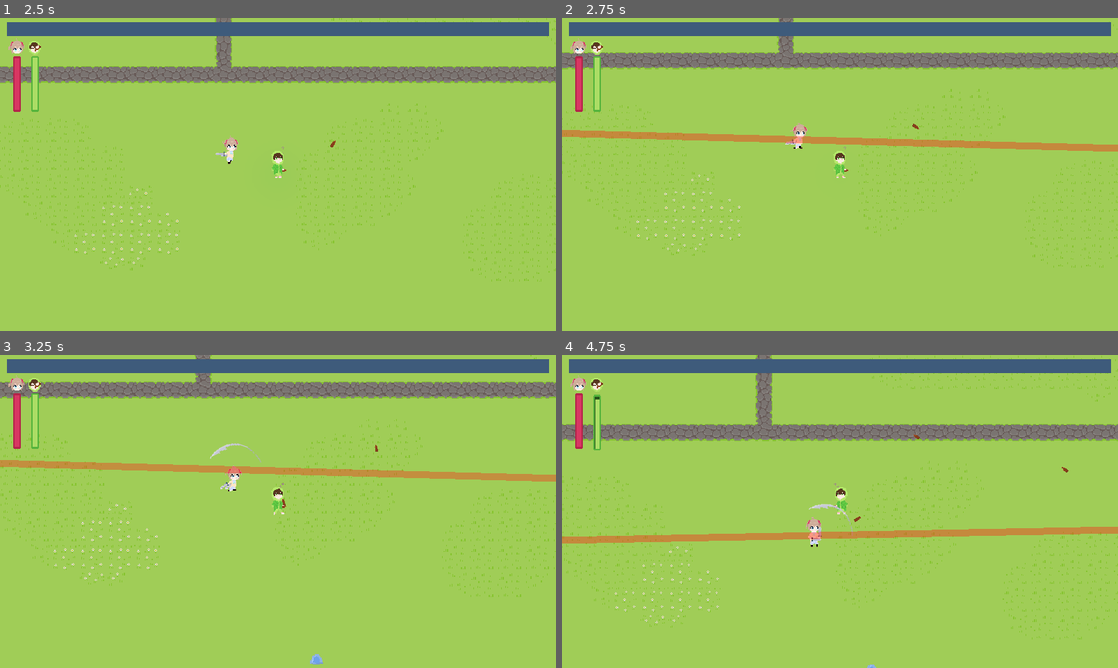
Above: before the commit, frames 1-4 (two rows, left to right).
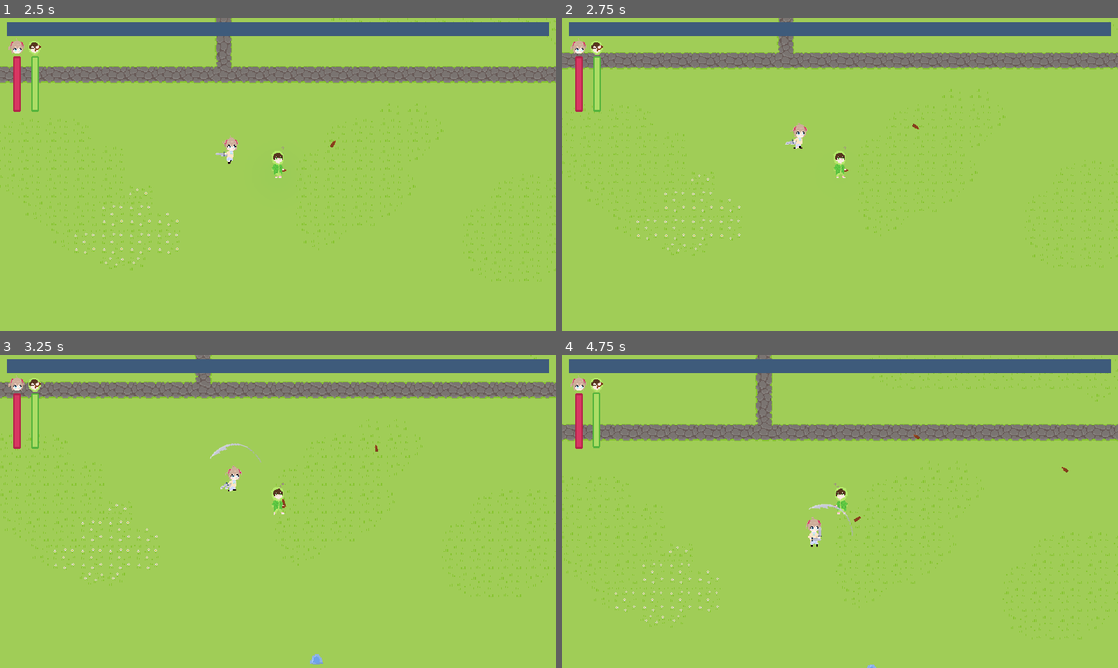
Above: after the commit, the same moments.

Repository: KotgeDev/Neuro-Adventures
Game: Godot game, scene res://scenes/ui/menu.tscn
The game is run twice, just before and just after one commit, with the same random seed, the same clock (stepped at 60 frames per second) and the same inputs.
Inputs (mouse positions are in pixels of both pictures, inside the frame that each line leads up to):
- Up to frame 1 (2.5 s): click "Start" at 0.5 s; move the mouse to (400, 158) at 1.27 s; hold D (right) 1.28-2.03 s; move the mouse to (166, 190) at 2.02 s; hold S (down) from 2.03 s (still down)
- Up to frame 2 (2.75 s): keep holding S (down)
- Up to frame 3 (3.25 s): move the mouse to (333, 442) at 2.77 s; release S (down) at 2.78 s; hold D (right) from 2.78 s (still down)
- Up to frame 4 (4.75 s): move the mouse to (812, 574) at 3.52 s; release D (right) at 3.53 s; hold W (up) 3.53-4.28 s; move the mouse to (1006, 558) at 4.27 s; hold A (left) from 4.28 s (still down)

Frame 1 is identical in both runs. In frame 2, 2.2% of the frame differs, in the area x 0-100%, y 35-43%; in frame 3, 2.2%; in frame 4, 2.4%, in the area x 0-100%, y 12-61%.

Commit message:
Minor bugfixes

Diff:
--- a/scenes/collectibles/exp.tscn
+++ b/scenes/collectibles/exp.tscn
@@ -1,10 +1,7 @@
-[gd_scene load_steps=4 format=3 uid="uid://btv6nlskxksif"]
+[gd_scene load_steps=3 format=3 uid="uid://btv6nlskxksif"]
 
 [ext_resource type="Script" path="res://scripts/collectibles/exp.gd" id="1_4tqwo"]
 [ext_resource type="Texture2D" uid="uid://l4lmw0wc3b0g" path="res://assets/collectibles/exp.png" id="2_h1jig"]
-
-[sub_resource type="CircleShape2D" id="CircleShape2D_rvwcv"]
-radius = 8.06226
 
 [node name="Exp" type="Node2D"]
 z_index = -1
@@ -12,12 +9,3 @@
 
 [node name="Sprite2D" type="Sprite2D" parent="."]
 texture = ExtResource("2_h1jig")
-
-[node name="Area2D" type="Area2D" parent="."]
-collision_layer = 128
-collision_mask = 128
-
-[node name="CollisionShape2D" type="CollisionShape2D" parent="Area2D"]
-shape = SubResource("CircleShape2D_rvwcv")
-
-[connection signal="area_entered" from="Area2D" to="." method="_on_area_2d_area_entered"]
--- a/scenes/collectibles/exp_lv2.tscn
+++ /dev/null
@@ -1,11 +0,0 @@
-[gd_scene load_steps=3 format=3 uid="uid://dgvk7rye7u8"]
-
-[ext_resource type="Script" path="res://scripts/collectibles/exp_lv2.gd" id="1_j7u8d"]
-[ext_resource type="Texture2D" uid="uid://o3o67n8bench" path="res://assets/collectibles/exp_lv2.png" id="2_3crkp"]
-
-[node name="ExpLv2" type="Node2D"]
-z_index = -1
-script = ExtResource("1_j7u8d")
-
-[node name="Sprite2D" type="Sprite2D" parent="."]
-texture = ExtResource("2_3crkp")
--- a/scenes/enemies/march.tscn
+++ b/scenes/enemies/march.tscn
@@ -6,14 +6,10 @@
 y_sort_enabled = true
 script = ExtResource("1_wlfyf")
 
-[node name="IntervalTimer" type="Timer" parent="."]
-wait_time = 1.5
-
 [node name="MarchDuration" type="Timer" parent="."]
 
 [node name="Markers" type="Node2D" parent="."]
 
 [node name="Marker2D" type="Marker2D" parent="Markers"]
 
-[connection signal="timeout" from="IntervalTimer" to="." method="_on_timer_timeout"]
 [connection signal="timeout" from="MarchDuration" to="." method="_on_march_duration_timeout"]
--- a/scenes/maps/farm.tscn
+++ b/scenes/maps/farm.tscn
@@ -10,7 +10,6 @@
 [ext_resource type="PackedScene" uid="uid://8uhv6g1gj5yk" path="res://scenes/upgrades/upgrade_manager.tscn" id="7_wfvop"]
 [ext_resource type="Script" path="res://scripts/audio/MusicPlayer.gd" id="9_4x2ga"]
 [ext_resource type="AudioStream" uid="uid://0llv3ovrmips" path="res://assets/songs/the_farm.wav" id="10_hue21"]
-[ext_resource type="PackedScene" uid="uid://q4do4wgq6uk8" path="res://scenes/enemies/boss_scenes/archer_boss.tscn" id="11_r8pp1"]
 
 [sub_resource type="NavigationPolygon" id="NavigationPolygon_122t5"]
 vertices = PackedVector2Array(16, 16, -16, 16, -16, -16, 16, -16)
@@ -664,7 +663,4 @@
 script = ExtResource("9_4x2ga")
 musicFile = ExtResource("10_hue21")
 
-[node name="ElfArcherBoss" parent="." instance=ExtResource("11_r8pp1")]
-position = Vector2(1019, 420)
-
 [editable path="EnemySpawner"]
--- a/scripts/collectibles/exp.gd
+++ b/scripts/collectibles/exp.gd
@@ -1,20 +1,7 @@
 extends Collectible
 class_name Exp
-
-@onready var exp_lv2_template = preload("res://scenes/collectibles/exp_lv2.tscn")
 
 var disabled := false
 
 func fire_signal() -> void:
 	Globals.collect_exp.emit(1)
-
-func _on_area_2d_area_entered(area):
-	if area.get_parent() is Exp and not disabled:
-		var exp = area.get_parent() as Exp
-		exp.disabled = true
-		exp.queue_free()
-
-		var exp_lv2 = exp_lv2_template.instantiate()
-		exp_lv2.global_position = global_position
-		get_parent().add_child(exp_lv2)
-		queue_free()
--- a/scripts/collectibles/exp_lv2.gd
+++ /dev/null
@@ -1,4 +0,0 @@
-extends Collectible
-
-func fire_signal() -> void:
-	Globals.collect_exp.emit(2)
--- a/scripts/enemies/march.gd
+++ b/scripts/enemies/march.gd
@@ -5,7 +5,6 @@
 var march_duration: float
 var count: int
 var interval: float
-var continuous := false
 
 @onready var markers = $Markers
 
@@ -16,17 +15,12 @@
 	count = p_count
 
 func _ready() -> void:
-	$IntervalTimer.wait_time = interval
-	$IntervalTimer.start()
 	$MarchDuration.wait_time = march_duration
 	$MarchDuration.start()
 
 	setup_markers()
 
-	if continuous:
-		return
-	else:
-		add_wave()
+	add_wave()
 
 ## Override to use
 func setup_markers() -> void:
@@ -43,12 +37,5 @@
 
 		add_child(enemy)
 
-func _on_timer_timeout() -> void:
-	if continuous and count > 0:
-		count -= 1
-		add_wave()
-	else:
-		return
-
 func _on_march_duration_timeout():
 	queue_free()
--- a/scripts/enemies/march_scenes/left_right_flank.gd
+++ b/scripts/enemies/march_scenes/left_right_flank.gd
@@ -5,25 +5,23 @@
 const LEFT_X = 25
 const RIGHT_X = 2500
 const INIT_Y = 30
-const RIGHT_TRANSFORM = Vector2(-1, 0)
 
 func setup_markers() -> void:
-	continuous = false
 	marker2d.global_position = Vector2(LEFT_X, INIT_Y)
 
 	var marker2d_right = marker2d.duplicate()
 	marker2d_right.global_position = Vector2(RIGHT_X, INIT_Y)
-	marker2d_right.transform.x = RIGHT_TRANSFORM
+	marker2d_right.global_rotation = deg_to_rad(180.0)
 	markers.add_child(marker2d_right)
 
-	for i in range(20):
-		var step: float = (i+1) * 30
+	for i in range(12):
+		var step: float = (i+1) * 50
 
 		var marker = marker2d.duplicate()
 		marker.global_position = Vector2(LEFT_X, INIT_Y + step)
 		markers.add_child(marker)
 
 		var marker_right = marker2d.duplicate()
-		marker_right.transform.x = RIGHT_TRANSFORM
+		marker_right.global_rotation = deg_to_rad(180.0)
 		marker_right.global_position = Vector2(RIGHT_X, INIT_Y + step)
 		markers.add_child(marker_right)
--- a/scripts/enemies/march_scenes/top_down_flank.gd
+++ b/scripts/enemies/march_scenes/top_down_flank.gd
@@ -7,12 +7,12 @@
 const BOTTOM_Y = 600.0
 
 func setup_markers() -> void:
-	continuous = false
 	marker2d.global_position = Vector2(INIT_X, TOP_Y)
-	marker2d.transform.x = Vector2(0, 1)
+	marker2d.global_rotation = deg_to_rad(90.0)
 
 	var marker2d2 = marker2d.duplicate()
 	marker2d2.global_position = Vector2(INIT_X, BOTTOM_Y)
+	marker2d2.global_rotation = deg_to_rad(-90.0)
 	markers.add_child(marker2d2)
 
 	for i in range(24):
@@ -20,10 +20,10 @@
 
 		var top_marker = marker2d.duplicate()
 		top_marker.global_position = Vector2(INIT_X + step, TOP_Y)
-		top_marker.transform.x = Vector2(0, 1)
+		top_marker.global_rotation = deg_to_rad(90.0)
 		markers.add_child(top_marker)
 
 		var bottom_marker = marker2d.duplicate()
 		bottom_marker.global_position = Vector2(INIT_X + 50.0 + step, BOTTOM_Y)
-		bottom_marker.transform.x = Vector2(0, -1)
+		bottom_marker.global_rotation = deg_to_rad(-90.0)
 		markers.add_child(bottom_marker)
--- a/scripts/maps/farm.gd
+++ b/scripts/maps/farm.gd
@@ -50,7 +50,6 @@
 
 	# Second Wave
 	print("THIRD WAVE STARTING")
-	add_march(left_right_flank, knight_template, 130.0)
 	add_march(top_down_flank, knight_template, 60.0)
 	Globals.spawn.emit(soldier_template, 20, 0.2)
 	Globals.spawn.emit(slime_template, 50, 2.0)
Not shown, changed: export_presets.cfg
Not shown: 1 places in scenes/maps/farm.tscn that only renumber resources
